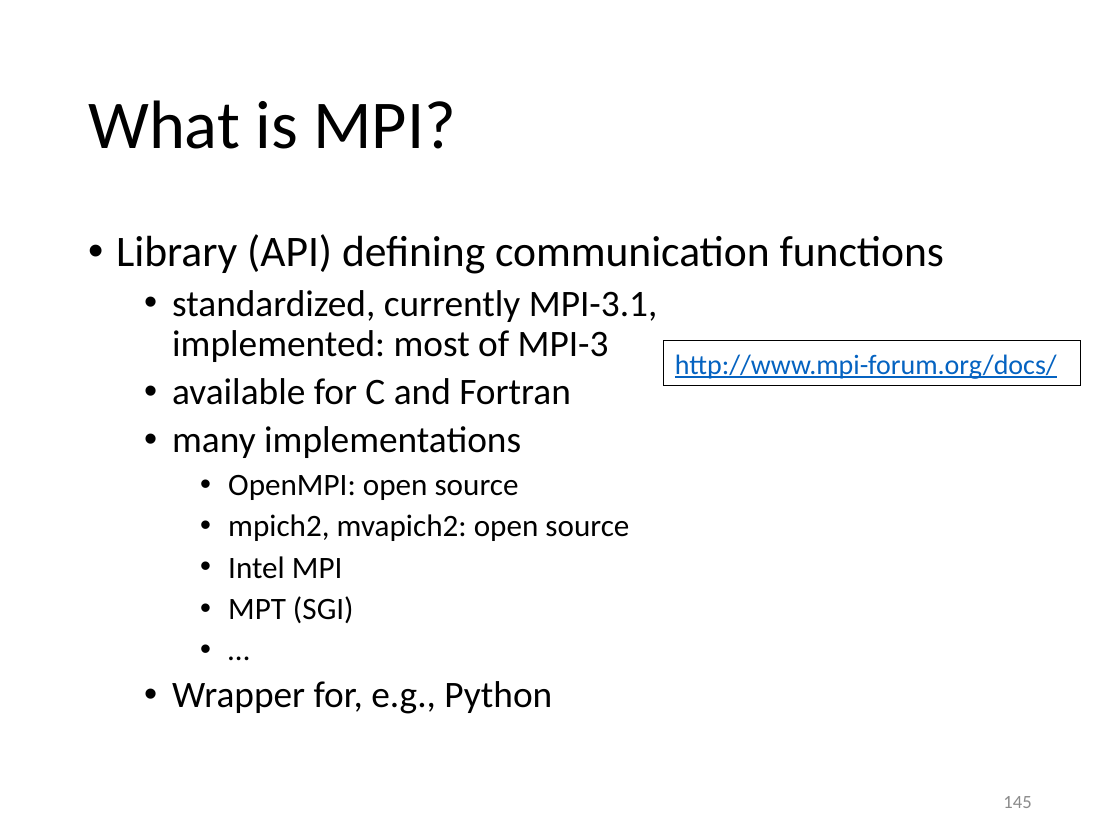
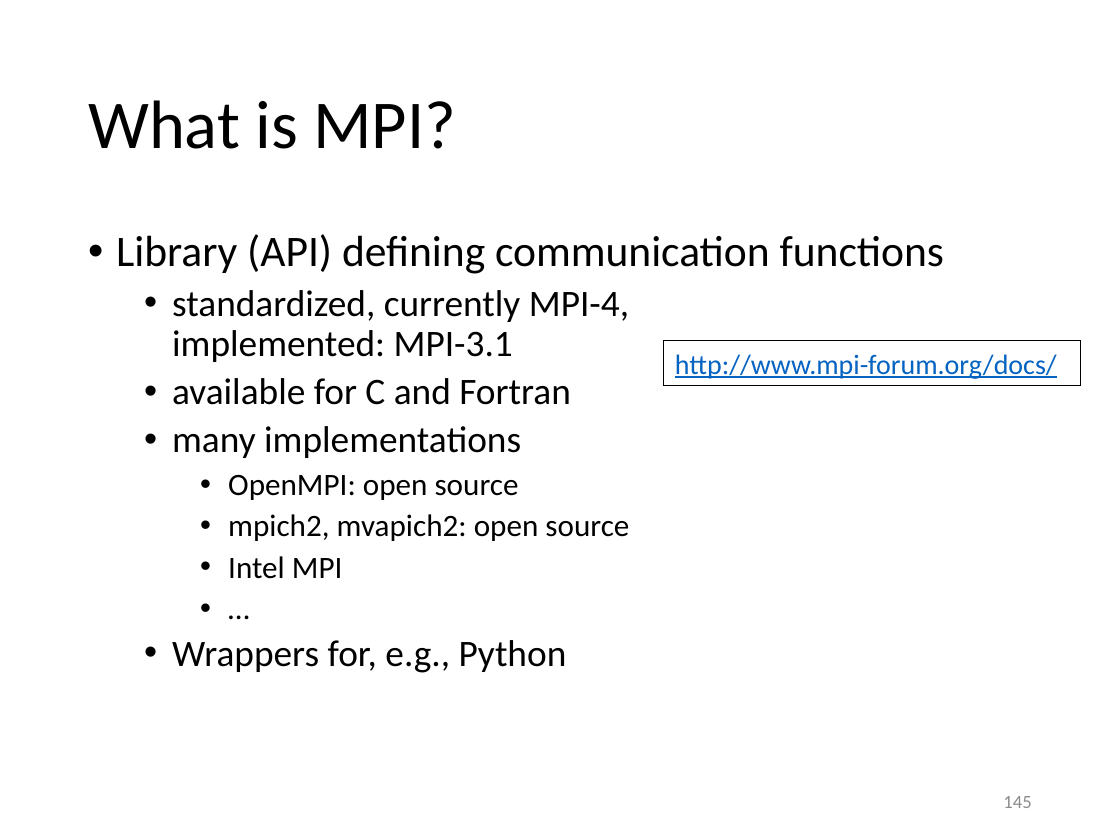
Before and after one commit to gjbex/Python-for-HPC, a slide deck: slide 145 of python_for_hpc.pptx. Drawn at 1120x840 pixels with LibreOffice and Linux fonts; fonts in the diff are those of the drawing. Boxes give left, top, right and bottom in pixels: in the first picture for what was removed or moved away, otherwise in the second. Text is boxed around its words. In the diff, an @@ line names an element or a change of style, - is before the commit and + after.

Commit message:
Update MPI specs

```diff
--- a/python_for_hpc.pptx
+++ b/python_for_hpc.pptx
@@ text at box(172, 290, 629, 362): text changed @@
-  • standardized, currently MPI-3.1,
-    implemented: most of MPI-3
+  • standardized, currently MPI-4,
+    implemented: MPI-3.1
@@ text at box(228, 596, 354, 623): paragraph removed @@
-    • MPT (SGI)
@@ text at box(172, 640, 567, 673): text changed @@
-  • Wrapper for, e.g., Python
+  • Wrappers for, e.g., Python
```
